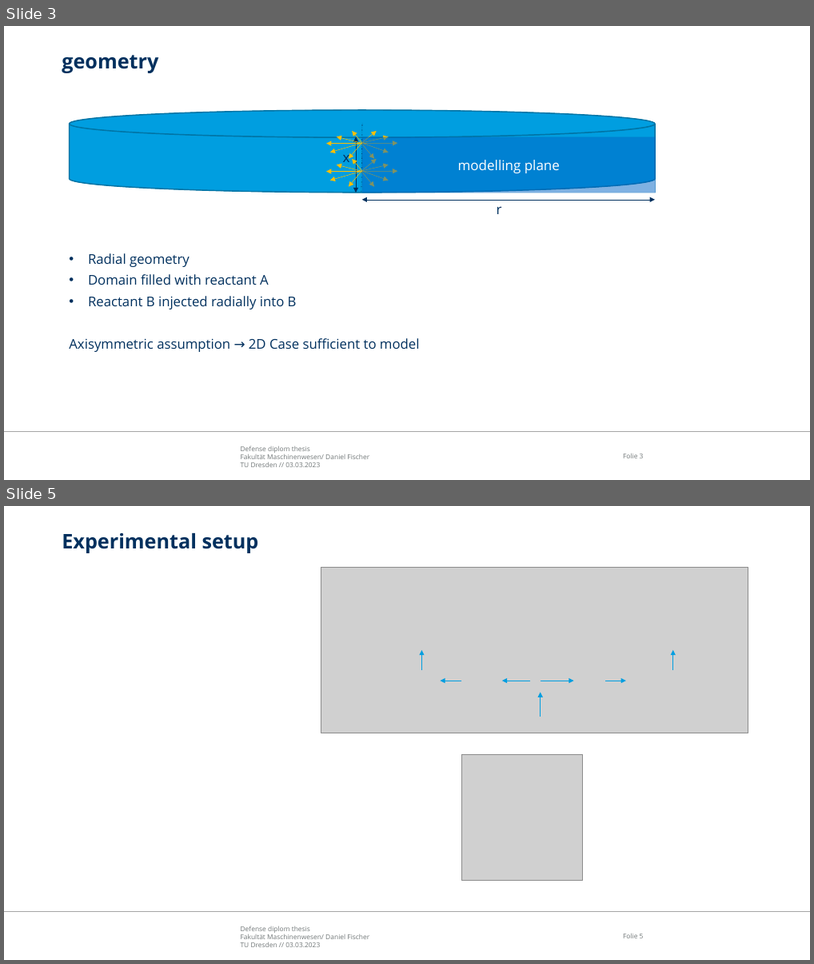
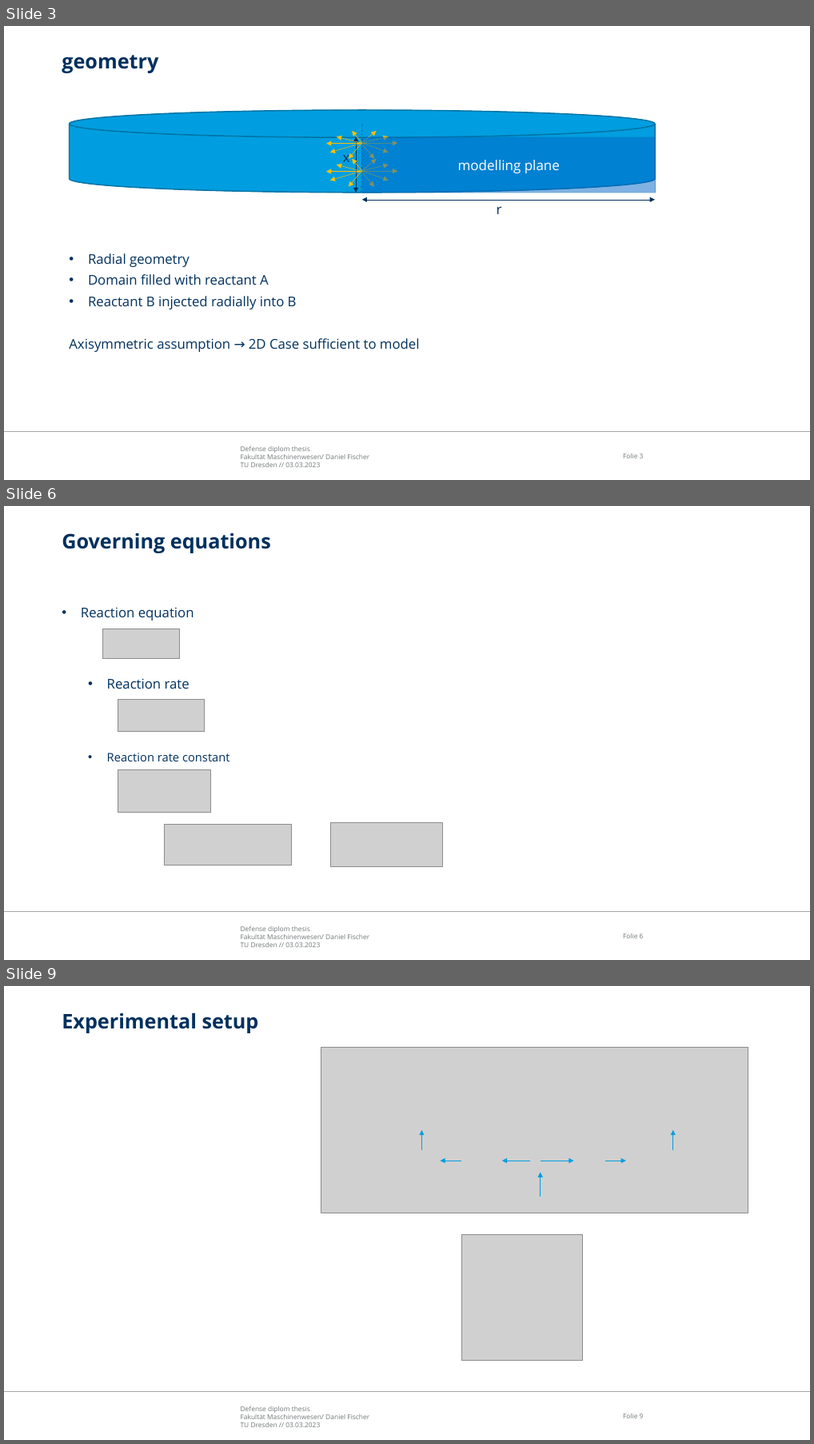
Before and after one commit to fischer-sw/thesis-diplom-daniel, a slide deck: Presentationen/Defense_presentation.pptx. Shown one above the other, each under a label of ours: slides 3 and 5 before the commit, slides 3, 6 and 9 after it; the slides between them are not shown. The pictures are 814x964 and 814x1444 pixels, drawn with LibreOffice and Linux fonts; fonts in the diff are those of the drawing; grey boxes stand for pictures; background and template pictures are left out. Boxes give left, top, right and bottom in pixels: in the first picture for what was removed or moved away, otherwise in the second. Text is boxed around its words. In the diff, an @@ line names an element or a change of style, - is before the commit and + after.

```diff
--- a/Presentationen/Defense_presentation.pptx
+++ b/Presentationen/Defense_presentation.pptx
@@ slide 6 added at box(4, 506, 810, 960), background #FFFFFF; not listed: 3 template elements that a slide beside it also shows @@
@@ title added at box(62, 533, 271, 553), 24 pt, text #00305E, bold @@
+Governing equations
@@ text added at box(81, 608, 230, 761), 16 pt, text #00305E @@
+• Reaction equation
+  • Reaction rate
+      • Reaction rate constant
@@ picture added at box(102, 628, 179, 658) @@
@@ picture added at box(118, 700, 205, 732) @@
@@ picture added at box(118, 769, 211, 812) @@
@@ picture added at box(164, 824, 291, 864) @@
@@ picture added at box(330, 822, 442, 866) @@
@@ what was slide 5 is now slide 9 @@
```
Also in this commit, not shown: 1 slide changed, 9 other slides added, 1 slide removed, 2 other files.
